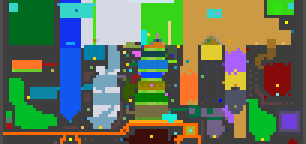
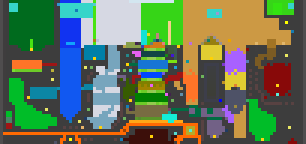
Layers edited between the first and the second 306×144 image:
showed "Temporary", painted on it over (x1=165, y1=66, x2=183, y2=90)
painted on "Wormy Walls" over (x1=66, y1=51, x2=264, y2=129)
painted on "biome_map.png" over (x1=18, y1=39, x2=303, y2=135)
